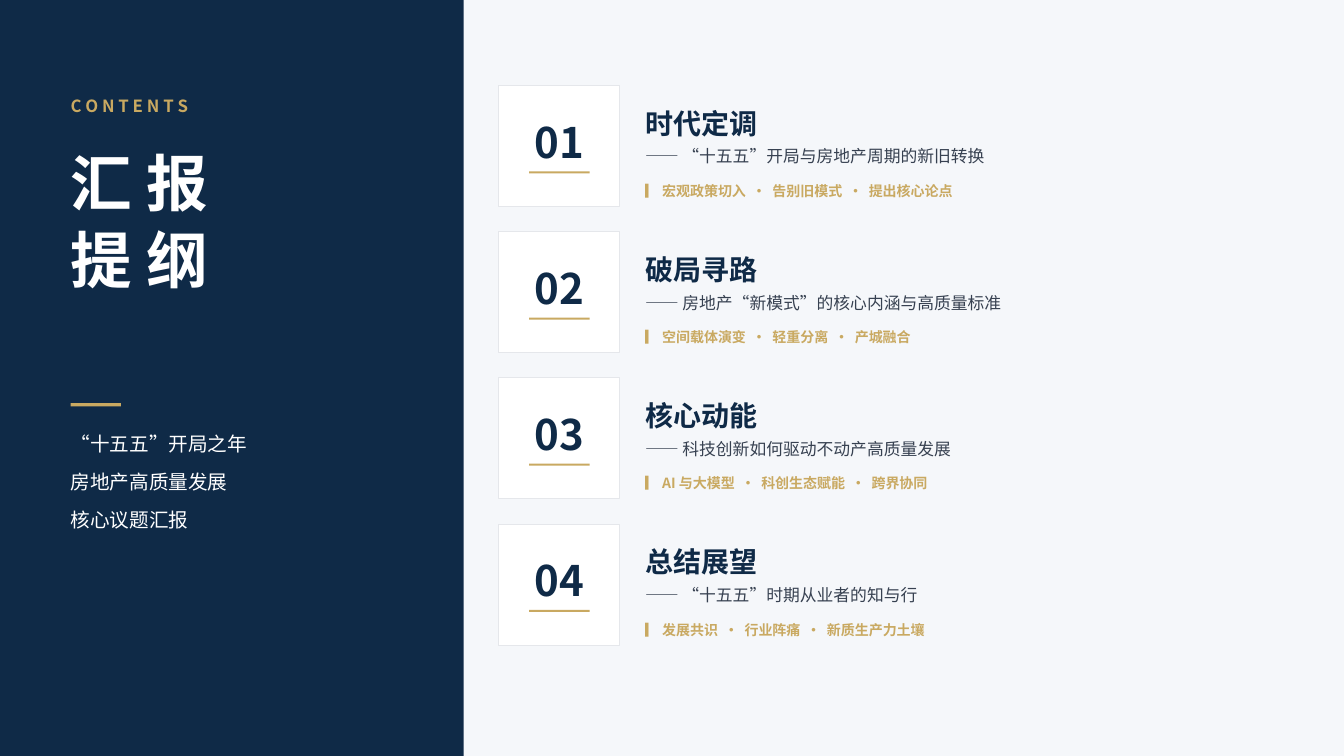
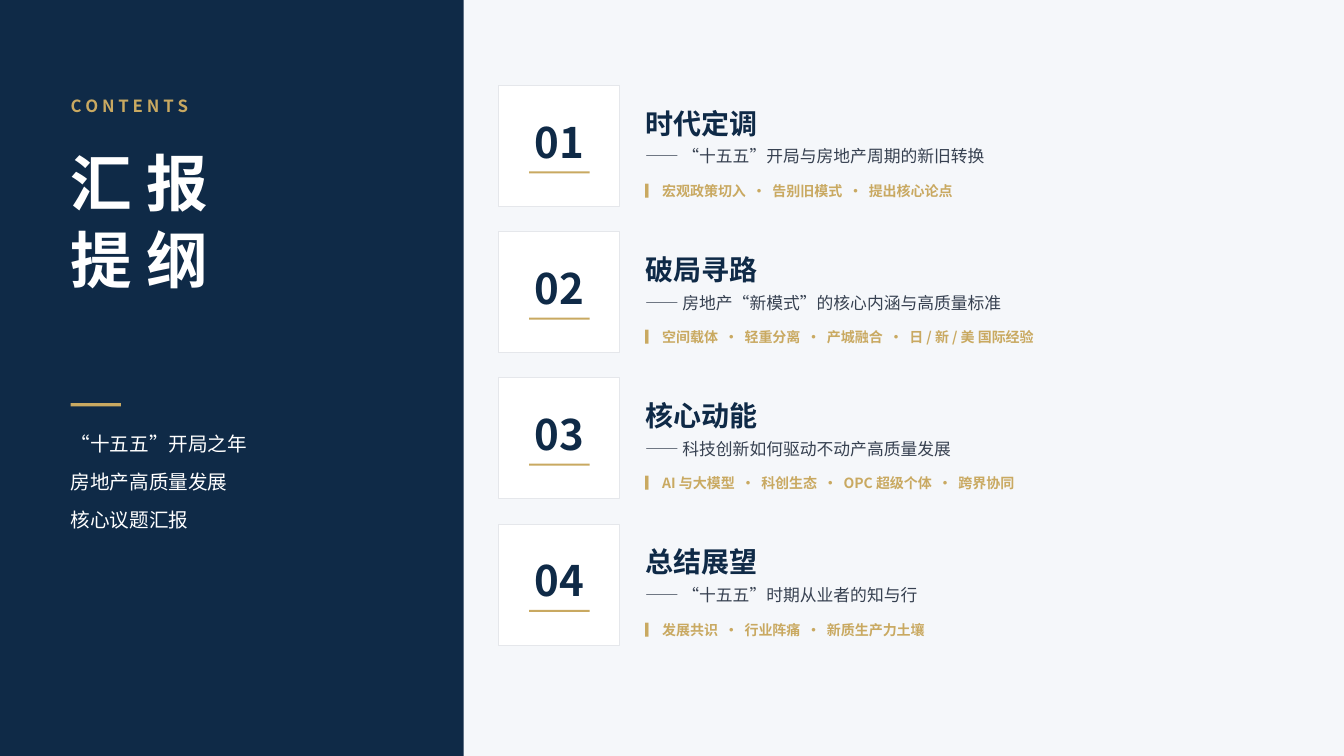
Before and after one commit to hujigang2010-maker/AIDEN, a slide deck: slide 3 of 十五五不动产高质量发展汇报.pptx (slide 2 before the commit). Drawn at 1344x756 pixels with LibreOffice and Linux fonts; fonts in the diff are those of the drawing. Boxes give left, top, right and bottom in pixels: in the first picture for what was removed or moved away, otherwise in the second. Text is boxed around its words. In the diff, an @@ line names an element or a change of style, - is before the commit and + after.

```diff
--- a/十五五不动产高质量发展汇报.pptx
+++ b/十五五不动产高质量发展汇报.pptx
@@ text at <box>662,329,1034,347</box>: text changed @@
-▎ 空间载体演变 · 轻重分离 · 产城融合
+▎ 空间载体 · 轻重分离 · 产城融合 · 日 / 新 / 美 国际经验
@@ text at <box>662,476,1014,489</box>: text changed @@
-▎ AI 与大模型 · 科创生态赋能 · 跨界协同
+▎ AI 与大模型 · 科创生态 · OPC 超级个体 · 跨界协同
```
Also in this commit, not shown: 19 other slides changed, 4 slides added, 1 slide removed, 1 other file.
